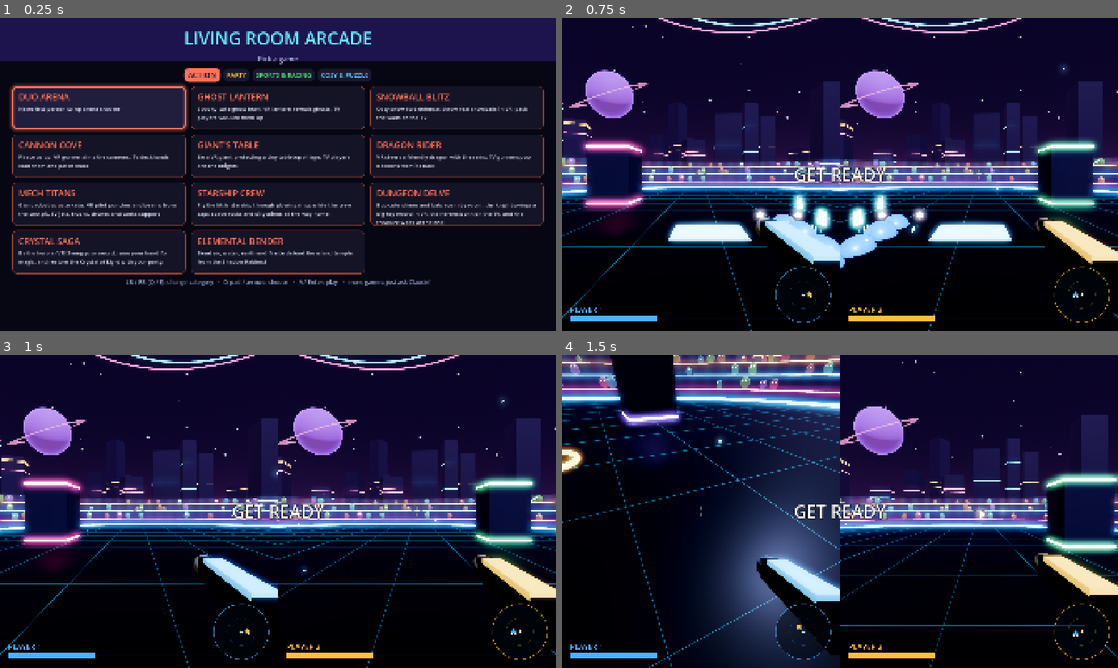
Above: before the commit, frames 1-4 (two rows, left to right).
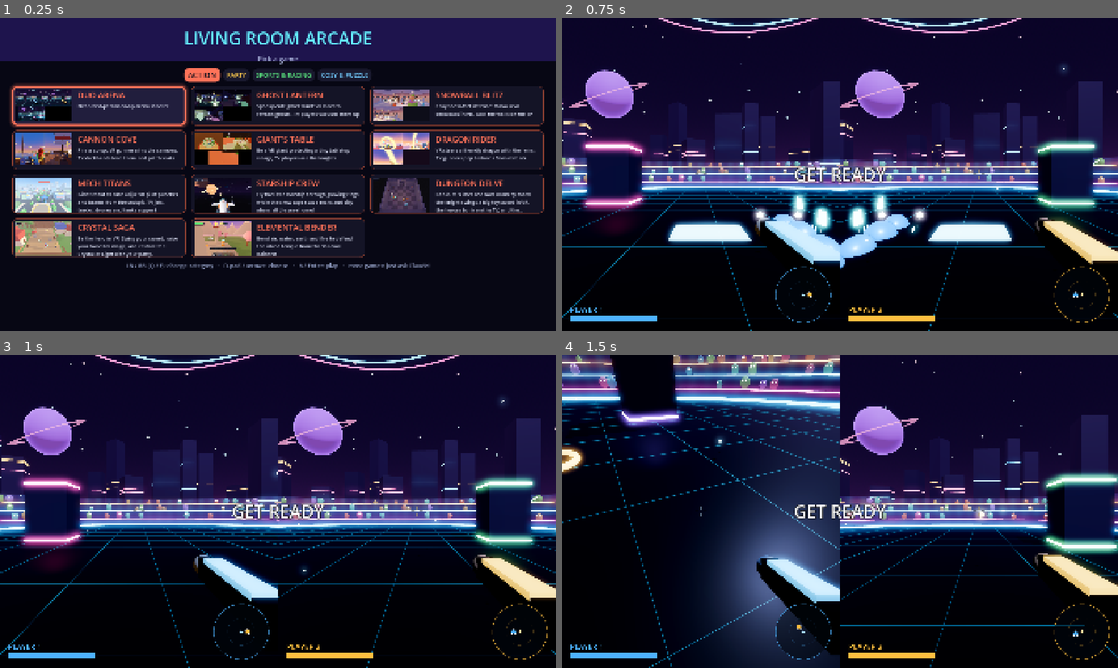
Above: after the commit, the same moments.

Repository: SimonBiggs/claude-code-steam-frame-coop
Game: Godot game, scene res://arcade.tscn
Same seed, same stepped clock (60 frames per second), same inputs: the game is played once before the commit and once after it.
Inputs (mouse positions are in pixels of both pictures, inside the frame that each line leads up to):
- Up to frame 1 (0.25 s): no input
- Up to frame 2 (0.75 s): click (662, 108) at 0.52 s
- Up to frame 3 (1 s): no input
- Up to frame 4 (1.5 s): tap Enter at 1.25 s; move the mouse to (867, 511) at 1.27 s; hold Up from 1.28 s (still down); hold Q from 1.28 s (still down); click (867, 511) at 1.42 s

The runs differ from the first frame. In frame 1, 23% of the frame differs, in the area x 1-98%, y 22-86%; in frame 2, nothing differs; in frame 3, nothing differs; in frame 4, nothing differs.

Commit message:
Arcade cards show a screenshot of each game
Kids pick by picture: every card now has a real screenshot (arcade/thumbs/<id>.jpg, taken offscreen
by Claude's new dev.thumbs() after a few seconds of play), loaded with Image.load_from_file so no
import step is needed (text-only card if missing). Cards a little shorter so five rows and the help
line fit; long blurbs end in an ellipsis.

Co-Authored-By: Claude Opus 5.5 <noreply@anthropic.com>
Claude-Session: https://claude.ai/code/session_01ATBNLfuZRifyHE5ovBvus7

Co-Authored-By: Claude Opus 5.5 <noreply@anthropic.com>

Diff:
--- a/arcade/arcade.gd
+++ b/arcade/arcade.gd
@@ -395,10 +395,20 @@
 		(cards[target] as Button).grab_focus()
 
 
+## arcade/thumbs/<id>.jpg (screenshots taken offscreen by Claude's dev.thumbs()), loaded straight from the
+## file so they need no import step; null (a text-only card) when there isn't one.
+func _thumb(id: String) -> Texture2D:
+	var path := "res://arcade/thumbs/%s.jpg" % id
+	if not FileAccess.file_exists(path):
+		return null
+	var img := Image.load_from_file(path)
+	return ImageTexture.create_from_image(img) if img else null
+
+
 func _make_card(i: int, colour: Color) -> Button:
 	var g: Dictionary = GAMES[i]
 	var b := Button.new()
-	b.custom_minimum_size = Vector2(600, 150)
+	b.custom_minimum_size = Vector2(600, 136)  # five rows plus the help line fit on a 1080p TV
 	b.focus_mode = Control.FOCUS_ALL
 	var normal := StyleBoxFlat.new()
 	normal.bg_color = Color(0.08, 0.08, 0.15)
@@ -415,26 +425,44 @@
 	b.add_theme_stylebox_override("hover", focus)
 	b.add_theme_stylebox_override("pressed", focus)
 	b.add_theme_stylebox_override("focus", focus)
+	# A screenshot of the game on the left (kids pick by picture), name and blurb beside it.
+	var row := HBoxContainer.new()
+	row.mouse_filter = Control.MOUSE_FILTER_IGNORE
+	row.add_theme_constant_override("separation", 16)
+	b.add_child(row)
+	row.set_anchors_and_offsets_preset(Control.PRESET_FULL_RECT)
+	row.offset_left = 12
+	row.offset_right = -18
+	row.offset_top = 12
+	row.offset_bottom = -12
+	var thumb := _thumb(str(g.id))
+	if thumb:
+		var pic := TextureRect.new()
+		pic.texture = thumb
+		pic.mouse_filter = Control.MOUSE_FILTER_IGNORE
+		pic.expand_mode = TextureRect.EXPAND_IGNORE_SIZE
+		pic.stretch_mode = TextureRect.STRETCH_KEEP_ASPECT_COVERED
+		pic.custom_minimum_size = Vector2(198, 112)
+		pic.clip_contents = true
+		row.add_child(pic)
 	var v := VBoxContainer.new()
 	v.mouse_filter = Control.MOUSE_FILTER_IGNORE
+	v.size_flags_horizontal = Control.SIZE_EXPAND_FILL
 	v.add_theme_constant_override("separation", 6)
-	b.add_child(v)
-	v.set_anchors_and_offsets_preset(Control.PRESET_FULL_RECT)
-	v.offset_left = 22
-	v.offset_right = -22
-	v.offset_top = 16
-	v.offset_bottom = -12
+	row.add_child(v)
 	var name_label := Label.new()
 	name_label.text = str(g.name)
 	name_label.mouse_filter = Control.MOUSE_FILTER_IGNORE
-	name_label.add_theme_font_size_override("font_size", 30)
+	name_label.add_theme_font_size_override("font_size", 28)
 	name_label.add_theme_color_override("font_color", colour)
 	v.add_child(name_label)
 	var blurb := Label.new()
 	blurb.text = str(g.blurb)
 	blurb.mouse_filter = Control.MOUSE_FILTER_IGNORE
 	blurb.autowrap_mode = TextServer.AUTOWRAP_WORD_SMART
-	blurb.add_theme_font_size_override("font_size", 19)
+	blurb.add_theme_font_size_override("font_size", 17)
+	blurb.max_lines_visible = 3  # a long blurb ends in "…" instead of spilling out of the card
+	blurb.text_overrun_behavior = TextServer.OVERRUN_TRIM_ELLIPSIS
 	blurb.add_theme_color_override("font_color", Color(0.85, 0.87, 0.95))
 	v.add_child(blurb)
 	b.pressed.connect(_start_everywhere.bind(i))
Binary file added: arcade/thumbs/balloon_pop.jpg
Binary file added: arcade/thumbs/bee_garden.jpg
Binary file added: arcade/thumbs/block_builders.jpg
Binary file added: arcade/thumbs/bubble_bath.jpg
Binary file added: arcade/thumbs/cannon_cove.jpg
Binary file added: arcade/thumbs/crystal_saga.jpg
Binary file added: arcade/thumbs/dodge_ball.jpg
Binary file added: arcade/thumbs/dragon_rider.jpg
Binary file added: arcade/thumbs/dungeon_delve.jpg
Binary file added: arcade/thumbs/duo_arena.jpg
Binary file added: arcade/thumbs/elemental_bender.jpg
Binary file added: arcade/thumbs/fishing_lake.jpg
(and 26 more such lines)
